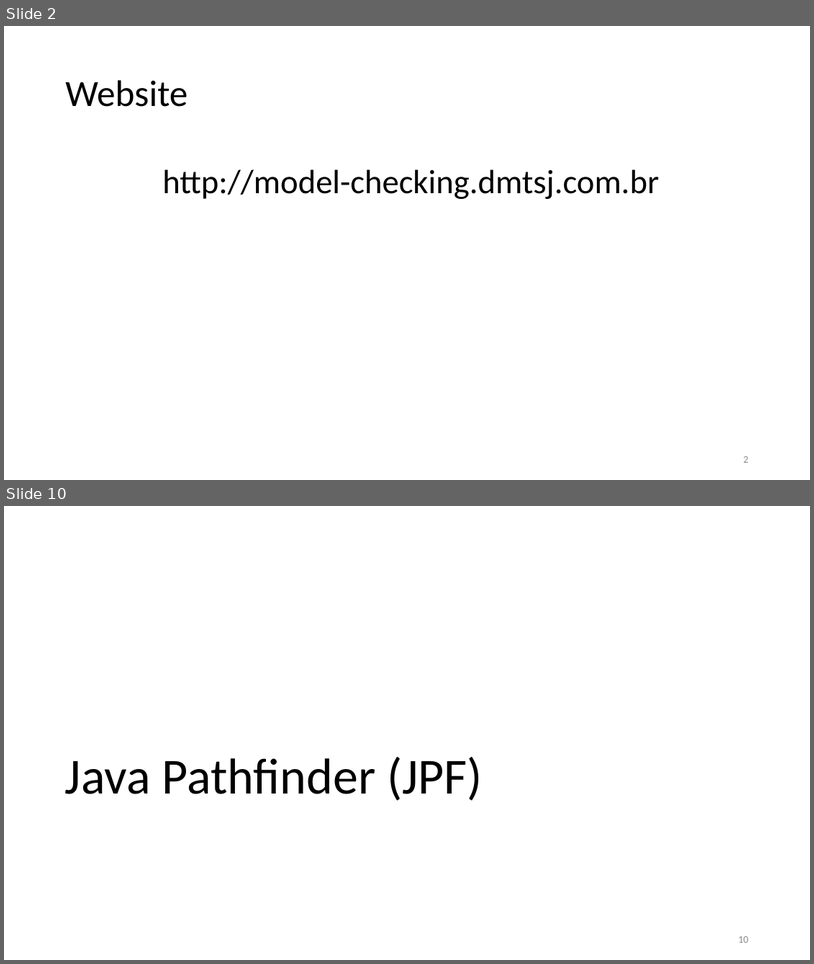
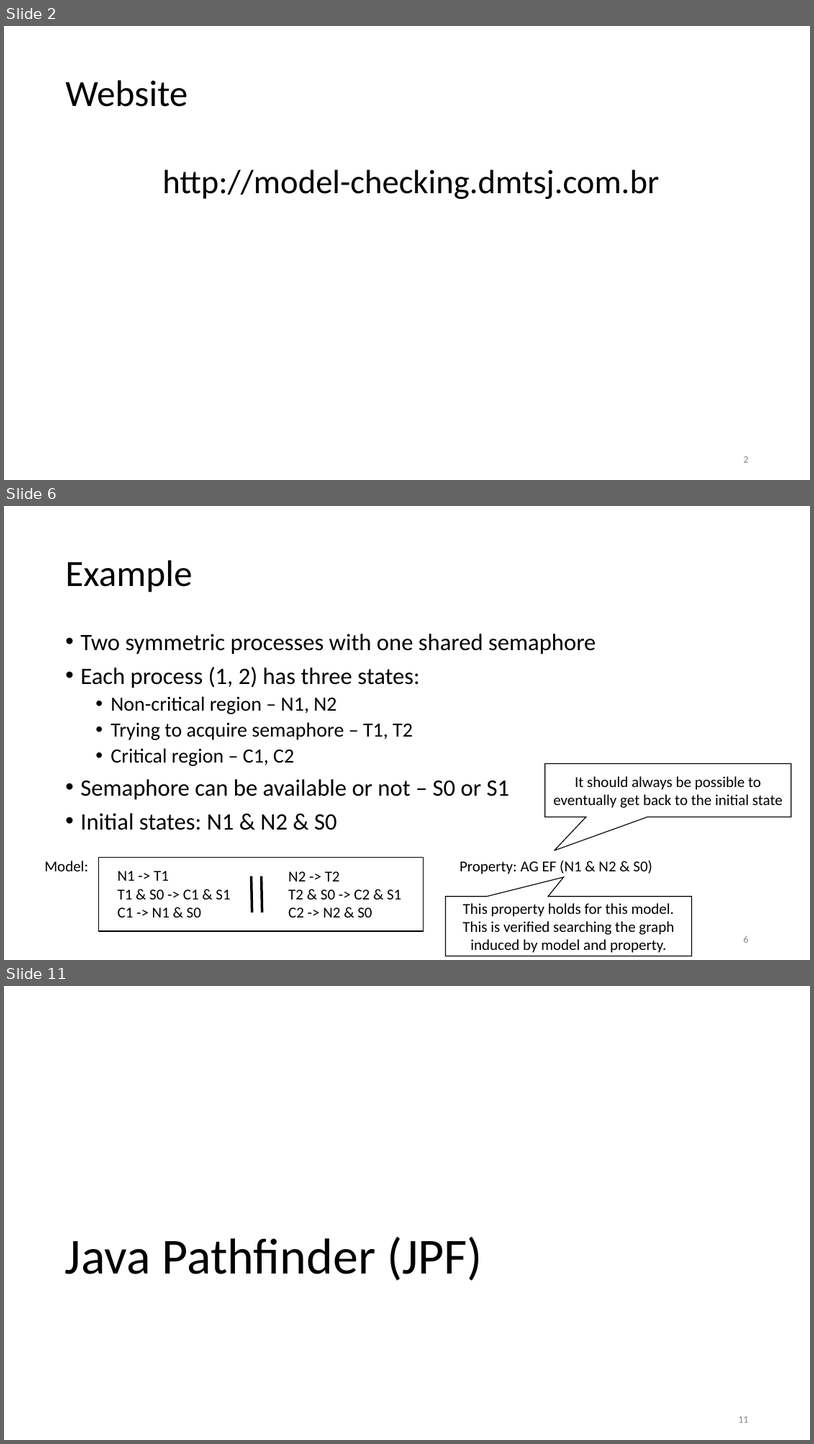
Before and after one commit to damorim/model-checking-tutorial, a slide deck: Program-Model-Checking.pptx. Shown one above the other, each under a label of ours: slides 2 and 10 before the commit, slides 2, 6 and 11 after it; the slides between them are not shown. The pictures are 814x964 and 814x1444 pixels, drawn with LibreOffice and Linux fonts; fonts in the diff are those of the drawing. Boxes give left, top, right and bottom in pixels: in the first picture for what was removed or moved away, otherwise in the second. Text is boxed around its words. In the diff, an @@ line names an element or a change of style, - is before the commit and + after.

```diff
--- a/Program-Model-Checking.pptx
+++ b/Program-Model-Checking.pptx
@@ slide 6 added at [4,506,810,960], background #FFFFFF @@
@@ title added at [65,560,192,592], 44 pt, text #000000 @@
+Example
@@ text added at [80,633,596,830], 28 pt, text #000000 @@
+• Two symmetric processes with one shared semaphore
+• Each process (1, 2) has three states:
+  • Non-critical region – N1, N2
+  • Trying to acquire semaphore – T1, T2
+  • Critical region – C1, C2
+• Semaphore can be available or not – S0 or S1
+• Initial states: N1 & N2 & S0
@@ speech box added at [545,764,792,817], fill #FFFFFF, outline #000000 1 pt, 18 pt, text #000000 @@
+It should always be possible to eventually get back to the initial state
@@ text added at [44,860,88,871], 18 pt, text #000000 @@
+Model:
@@ rectangle added at [98,857,424,932], outline #000000 1 pt @@
@@ text added at [118,870,230,917], 18 pt, text #000000 @@
+N1 -> T1
+T1 & S0 -> C1 & S1
+C1 -> N1 & S0
@@ text added at [288,871,401,917], 18 pt, text #000000 @@
+N2 -> T2
+T2 & S0 -> C2 & S1
+C2 -> N2 & S0
@@ text added at [460,860,653,874], 18 pt, text #000000 @@
+Property: AG EF (N1 & N2 & S0)
@@ line added from (252, 876) to (252, 913), #000000 3 pt @@
@@ line added from (262, 876) to (262, 913), #000000 3 pt @@
@@ speech box added at [445,896,692,955], fill #FFFFFF, outline #000000 1 pt, 18 pt, text #000000 @@
+This property holds for this model. This is verified searching the graph induced by model and property.
@@ page number added at [743,936,748,942], 12 pt, text #8C8C8C @@
+6
@@ what was slide 10 is now slide 11 @@
@@ page number at [738,1416,748,1422]: text changed @@
-10
+11
```
Also in this commit, not shown: 10 slides changed, 2 other slides added, 1 slide removed.
